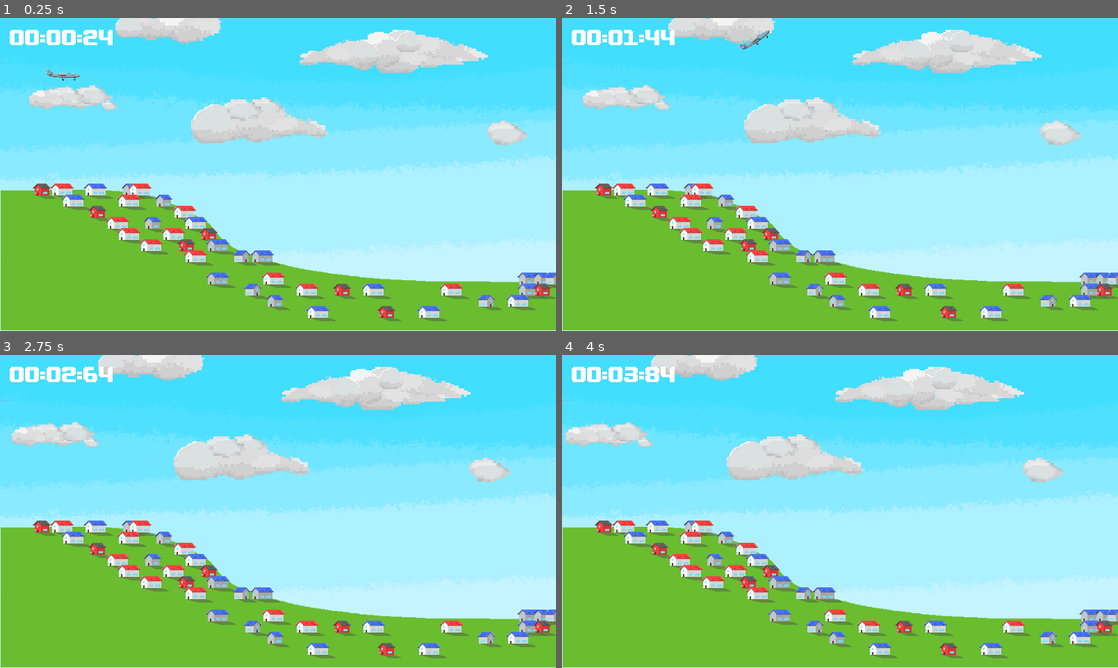
Above: before the commit, frames 1-4 (two rows, left to right).
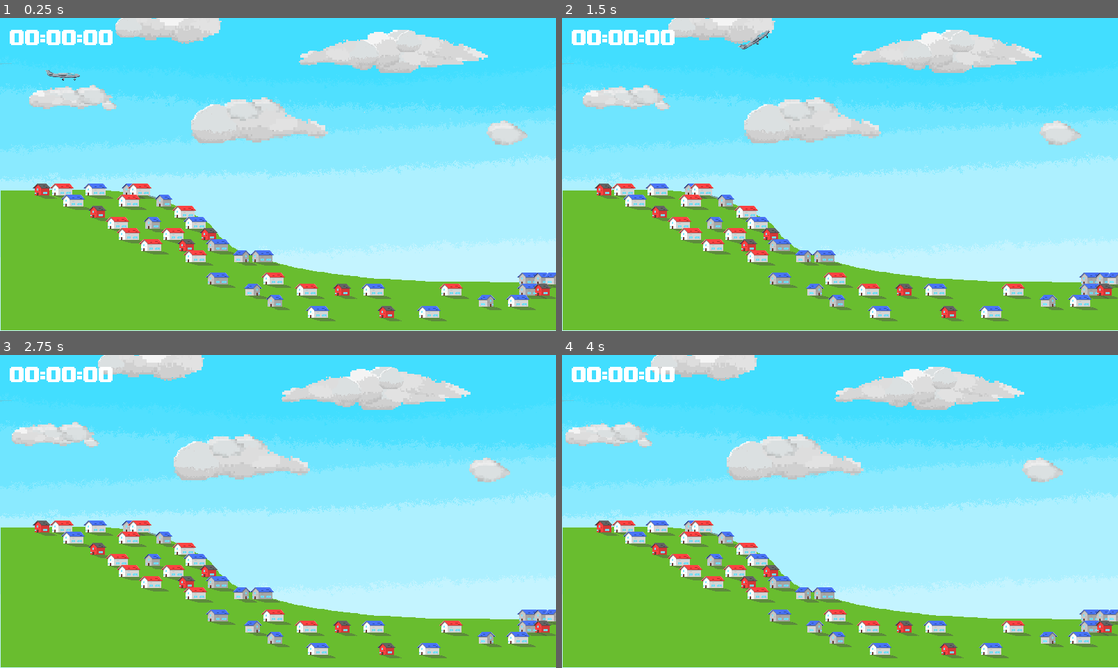
Above: after the commit, the same moments.

Repository: le-cds/untitledgamejam18
Game: Godot game, scene res://scenes/World2D.tscn
The game is run twice, just before and just after one commit, with the same random seed, the same clock (stepped at 60 frames per second) and the same inputs.
Inputs (mouse positions are in pixels of both pictures, inside the frame that each line leads up to):
- Up to frame 1 (0.25 s): no input
- Up to frame 2 (1.5 s): tap Enter (ui_accept) at 0.5, 0.77 s; move the mouse to (962, 158) at 0.52 s; hold Up (game_gravity_up) 0.53-1.28 s; click (962, 158) at 0.67 s; move the mouse to (728, 190) at 1.27 s; hold Down (game_gravity_down) from 1.28 s (still down)
- Up to frame 3 (2.75 s): tap Enter (ui_accept) at 1.52 s; move the mouse to (333, 442) at 2.02 s; release Down (game_gravity_down) at 2.03 s; hold Up (game_gravity_up) from 2.03 s (still down)
- Up to frame 4 (4 s): move the mouse to (812, 574) at 2.77 s; click (812, 574) at 2.92 s; tap Enter (ui_accept) at 3.02, 3.77 s; move the mouse to (1006, 558) at 3.52 s; release Up (game_gravity_up) at 3.53 s; hold Down (game_gravity_down) from 3.53 s (still down)

The runs differ from the first frame. In frame 1, 0.2% of the frame differs, in the area x 15-94%, y 3-85%; in frame 2, 0.3%, in the area x 11-94%, y 3-85%; in frame 3, 0.2%; in frame 4, 0.2%.

Commit message:
Refactoring.

Diff:
--- /dev/null
+++ b/glider/scenes/GameUI/HUD.gd
@@ -0,0 +1,60 @@
+extends Node
+
+################################################################################
+# Constants
+
+const TIME_FORMAT := "%02d:%02d:%02d"
+
+
+################################################################################
+# Scene Objects
+
+onready var _time_label: Label = $TimeLabel
+
+
+################################################################################
+# State
+
+# Whether the timer is currently running or not.
+var _timer_running := false setget set_timer_running
+# Number of milliseconds elapsed since starting the timer.
+var _time_millis := 0
+
+
+################################################################################
+# Scene Lifecycle
+
+func _ready() -> void:
+    # We don't need processing as long as the timer is not running
+    set_process(false)
+    set_physics_process(false)
+
+
+func _physics_process(delta: float) -> void:
+    _time_millis += int(delta * 1000)
+    _time_label.text = get_timer_string()
+
+
+################################################################################
+# Accessors
+
+func set_timer_running(running: bool) -> void:
+    if running != _timer_running:
+        if running:
+            _time_millis = 0
+
+        running = _timer_running
+        set_physics_process(_timer_running)
+
+
+# Returns the timer's current value, in milliseconds.
+func get_timer() -> int:
+    return _time_millis
+
+
+# Returns a displayable string representing the timer's current value.
+func get_timer_string() -> String:
+    var minutes := int(_time_millis / 60000)
+    var seconds := int(_time_millis / 1000)
+    var millis := int((_time_millis % 1000) / 10)
+    return TIME_FORMAT % [minutes, seconds, millis]
--- a/glider/scenes/HUD.tscn
+++ b/glider/scenes/GameUI/HUD.tscn
@@ -1,7 +1,7 @@
 [gd_scene load_steps=3 format=2]
 
 [ext_resource path="res://themes/HUDTheme.tres" type="Theme" id=1]
-[ext_resource path="res://scenes/HUD.gd" type="Script" id=2]
+[ext_resource path="res://scenes/GameUI/HUD.gd" type="Script" id=2]
 
 [node name="HUD" type="Node"]
 script = ExtResource( 2 )
--- a/glider/scenes/HUD.gd
+++ /dev/null
@@ -1,18 +0,0 @@
-extends Node
-
-
-const TIME_FORMAT := "%02d:%02d:%02d"
-
-onready var _time_label: Label = $TimeLabel
-
-# Number of milliseconds elapsed since starting the timer.
-var _time_milli := 0
-
-
-func _physics_process(delta: float) -> void:
-    _time_milli += int(delta * 1000)
-
-    var minutes := int(_time_milli / 60000)
-    var seconds := int(_time_milli / 1000)
-    var millis := int((_time_milli % 1000) / 10)
-    _time_label.text = TIME_FORMAT % [minutes, seconds, millis]
--- a/glider/scenes/Houses.tscn
+++ b/glider/scenes/Houses/Houses.tscn
@@ -1,6 +1,7 @@
 [gd_scene load_steps=2 format=2]
 
-[ext_resource path="res://scenes/World/house-sheet.png" type="Texture" id=1]
+[ext_resource path="res://scenes/Houses/house-sheet.png" type="Texture" id=1]
+
 
 [node name="Node2D" type="Node2D"]
 
--- a/glider/scenes/World/house-tileset.tres
+++ b/glider/scenes/Houses/house-tileset.tres
@@ -1,6 +1,7 @@
 [gd_resource type="TileSet" load_steps=9 format=2]
 
-[ext_resource path="res://scenes/World/house-sheet.png" type="Texture" id=1]
+[ext_resource path="res://scenes/Houses/house-sheet.png" type="Texture" id=1]
+
 
 [sub_resource type="ConvexPolygonShape2D" id=1]
 points = PoolVector2Array( -43, -8, -30, -20, 13, -20, 25, -6, 21, 15, -38, 15 )
--- a/glider/scenes/Levels/Level01.tscn
+++ b/glider/scenes/Levels/01/Level01.tscn
@@ -1,9 +1,15 @@
 [gd_scene load_steps=7 format=2]
 
-[ext_resource path="res://scenes/World/level.png" type="Texture" id=1]
-[ext_resource path="res://scenes/World/house-tileset.tres" type="TileSet" id=2]
+[ext_resource path="res://scenes/Levels/01/landscape.png" type="Texture" id=1]
+[ext_resource path="res://scenes/Houses/house-tileset.tres" type="TileSet" id=2]
 [ext_resource path="res://scenes/Plane2D/Plane2D.tscn" type="PackedScene" id=3]
-[ext_resource path="res://scenes/HUD.tscn" type="PackedScene" id=4]
+[ext_resource path="res://scenes/GameUI/HUD.tscn" type="PackedScene" id=4]
+
+
+
+
+
+
 
 [sub_resource type="PhysicsMaterial" id=1]
 
--- a/glider/scenes/Levels/Level02.tscn
+++ b/glider/scenes/Levels/02/Level02.tscn
@@ -1,6 +1,7 @@
 [gd_scene load_steps=4 format=2]
 
-[ext_resource path="res://scenes/World/level02.png" type="Texture" id=1]
+[ext_resource path="res://scenes/Levels/02/level02.png" type="Texture" id=1]
+
 
 [sub_resource type="PhysicsMaterial" id=1]
 
--- a/glider/scenes/World2D.tscn
+++ b/glider/scenes/World2D.tscn
@@ -2,7 +2,7 @@
 
 [ext_resource path="res://scenes/World/skybox.png" type="Texture" id=2]
 [ext_resource path="res://scenes/World/clouds.png" type="Texture" id=3]
-[ext_resource path="res://scenes/Levels/Level01.tscn" type="PackedScene" id=4]
+[ext_resource path="res://scenes/Levels/01/Level01.tscn" type="PackedScene" id=4]
 [ext_resource path="res://scripts/ScrollingTexture.gd" type="Script" id=5]
 [ext_resource path="res://materials/ScrollingTexture.material" type="Material" id=6]
 
Renamed: glider/scenes/World/RandomHouses.gd -> glider/scenes/Houses/RandomHouses.gd
Renamed: glider/scenes/World/house-sheet.png -> glider/scenes/Houses/house-sheet.png
Not shown, changed: glider/scenes/Houses/house-sheet.png.import
Renamed: glider/scenes/World/level.png -> glider/scenes/Levels/01/landscape.png
Not shown, changed: glider/scenes/Levels/01/landscape.png.import
Renamed: glider/scenes/World/level02.png -> glider/scenes/Levels/02/level02.png
Not shown, changed: glider/scenes/Levels/02/level02.png.import
Renamed: glider/scenes/World/level03.png -> glider/scenes/Levels/03/landscape.png
Not shown, changed: glider/scenes/Levels/03/landscape.png.import
